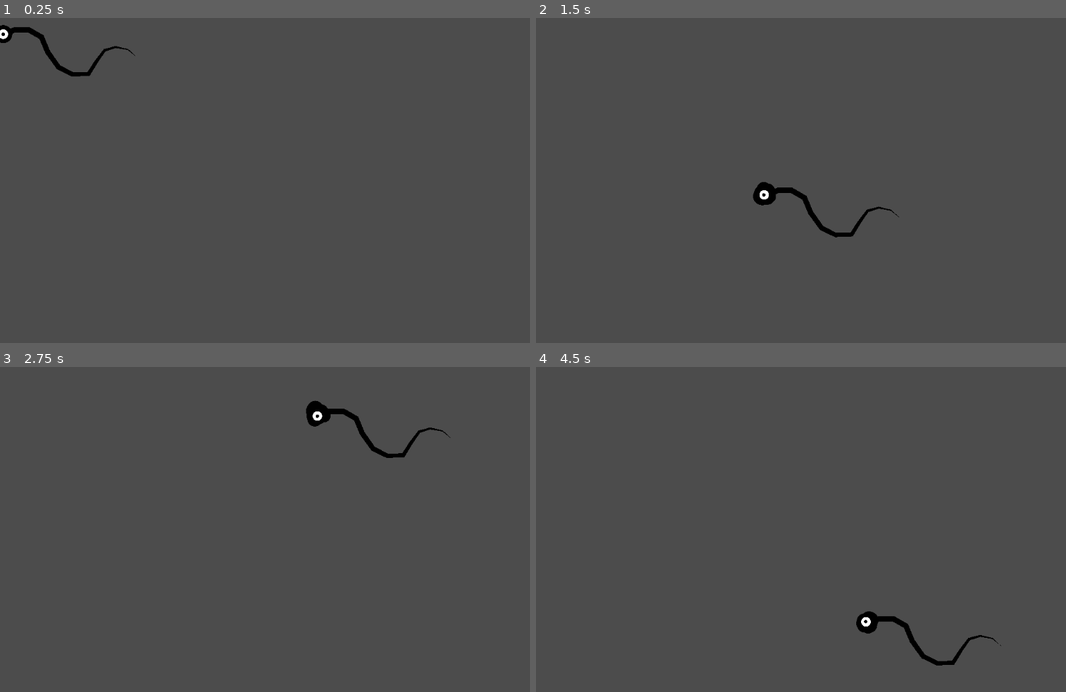
Above: before the commit, frames 1-4 (two rows, left to right).
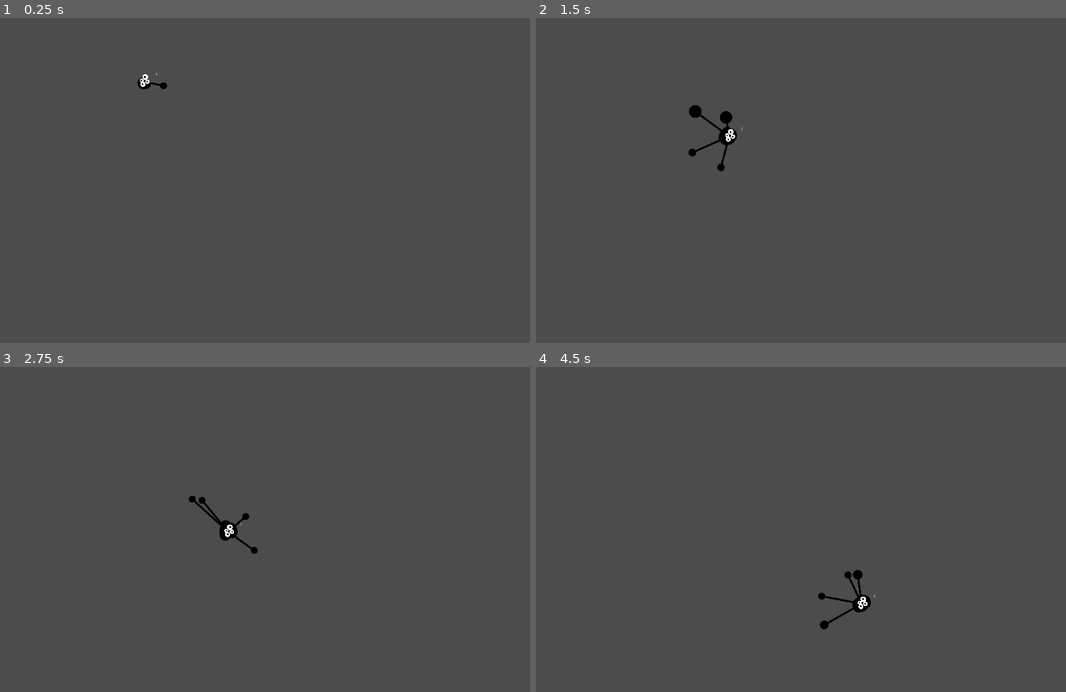
Above: after the commit, the same moments.

Repository: cis-ash/CreatureAddon
Game: Godot game, scene res://WallCritters.tscn
The game is run twice, just before and just after one commit, with the same random seed, the same clock (stepped at 60 frames per second) and the same inputs.
Inputs (mouse positions are in pixels of both pictures, inside the frame that each line leads up to):
- Up to frame 1 (0.25 s): no input
- Up to frame 2 (1.5 s): tap Enter (ui_accept) at 0.5, 0.77 s; move the mouse to (933, 164) at 0.52 s; hold Right (ui_right) 0.53-1.28 s; move the mouse to (700, 196) at 1.27 s; hold Left (ui_left) from 1.28 s (still down)
- Up to frame 3 (2.75 s): tap Enter (ui_accept) at 1.52 s; move the mouse to (333, 458) at 2.02 s; release Left (ui_left) at 2.03 s; hold Right (ui_right) from 2.03 s (still down)
- Up to frame 4 (4.5 s): move the mouse to (785, 594) at 2.77 s; tap Enter (ui_accept) at 3.02, 3.77 s; move the mouse to (981, 578) at 3.52 s; release Right (ui_right) at 3.53 s; hold Left (ui_left) from 3.53 s (still down); move the mouse to (647, 480) at 4.27 s

The runs differ from the first frame. In frame 1, 0.6% of the frame differs, in the area x 0-32%, y 2-23%; in frame 2, 1.1%, in the area x 28-69%, y 26-68%; in frame 3, 1.0%; in frame 4, 1.0%.

Commit message:
new guy!

Diff:
--- /dev/null
+++ b/EyeManager.gd
@@ -0,0 +1,6 @@
+extends Node2D
+
+func move_eyes(direction):
+	for child in get_children():
+		child.get_child(0).position = direction * 20
+	pass
--- /dev/null
+++ b/Leg.tscn
@@ -0,0 +1,10 @@
+[gd_scene load_steps=2 format=2]
+
+[ext_resource path="res://Shapes/WHITE_Triangle.png" type="Texture" id=1]
+
+[node name="Leg" type="Node2D"]
+
+[node name="WHITE_Triangle" type="Sprite" parent="."]
+position = Vector2( 0, -15.5191 )
+scale = Vector2( 0.509336, 0.509336 )
+texture = ExtResource( 1 )
--- a/Navigator.gd
+++ b/Navigator.gd
@@ -1,18 +1,159 @@
 extends Node2D
 export (NodePath) var surface_path
 onready var surface = get_node(surface_path)
+
 var current_dir = Vector2.ZERO
 var speed = Vector2.ZERO
+
+export var gravity = 1000
 export (float) var dir_clamp
 
+export var friction_per_leg = 3.0
+export var force_per_leg = 40.0
+
+var legs
+var targets
+var ideal_targets
+var visual_hands
+var visual_legs
+
+export var leg_distance_voluntary = 400.0
+export var leg_distance_mandatory = 1000.0
+export var attach_distance = 100
+export var leg_speed = 1200.0
+
+var legs_planted = 0
+export var stable_number_of_legs = 1
+export var legs_total = 4
+
 func _ready():
-	pass # Replace with function body.
+	make_legs_and_targets()
+	update_legs_and_targets()
+	pass
 
 func _physics_process(delta):
-	var current_target = surface.get_closest_point(get_global_mouse_position())
+	var current_target = get_global_mouse_position()
 	current_dir = (current_target - global_position).clamped(dir_clamp)
-	speed = lerp(speed, current_dir * 20, delta * 10)
+
+	$IdealTargets.look_at(current_target + Vector2.UP * gravity * 0.25)
+
+	legs_planted = move_legs(delta)
+	# accelerate to target
+	speed += current_dir * delta * force_per_leg * legs_planted
+	# friction
+	speed *= 1 - delta * friction_per_leg * legs_planted
+
+
+	# apply gravity
+	speed += gravity * delta * Vector2.DOWN
+	# move body
 	global_position += speed * delta
-	$Eye/Iris.position = 10 * current_dir / dir_clamp
-	$Eye.position = 20 * current_dir / dir_clamp
+
+	animate_legs(delta)
+
+	# look at target
+	$EyeManager.move_eyes(current_dir/dir_clamp)
+	var debug_info = ""
+	debug_info += str(legs_planted)
+
+	$Label.text = debug_info
 	pass
+
+func make_legs_and_targets():
+	for i in legs_total - 1:
+		$LegManager.add_child($LegManager.get_child(0).duplicate())
+		$RealTargets.add_child($RealTargets.get_child(0).duplicate())
+		$Body/VisualLegs.add_child($Body/VisualLegs.get_child(0).duplicate())
+		$Body/VisualHands.add_child($Body/VisualHands.get_child(0).duplicate())
+		pass
+
+	for i in legs_total:
+		$IdealTargets.get_child(i).visible = true
+
+	print($LegManager.get_children())
+	pass
+
+func update_legs_and_targets():
+	legs = $LegManager.get_children()
+	targets = $RealTargets.get_children()
+	ideal_targets = $IdealTargets.get_children()
+	visual_legs = $Body/VisualLegs.get_children()
+	visual_hands = $Body/VisualHands.get_children()
+
+	pass
+
+func update_real_targets():
+	for i in targets.size():
+		var closest_point = surface.get_closest_point(ideal_targets[i].global_position)
+		if leg_planted(legs[i]) == false or (closest_point - global_position).length() < leg_distance_mandatory:
+			targets[i].global_position = closest_point
+		pass
+
+func move_legs(delta) -> int:
+	update_real_targets()
+	var legs_currently_planted = 0
+	for i in legs.size():
+
+		if not leg_planted(legs[i]):
+			# if leg raised - get direction to move leg in
+			var to_target = targets[i].global_position - legs[i].global_position
+			# move leg
+			if to_target.length() < leg_speed * delta:
+				legs[i].position += to_target
+			else:
+				legs[i].position += to_target.normalized() * leg_speed * delta
+			pass
+
+
+		# calculate distance to ideal position
+		var distance_to_leg_target = (legs[i].global_position - targets[i].global_position).length()
+		var distance_to_body = (legs[i].global_position - global_position).length()
+
+		if leg_planted(legs[i]) and distance_to_leg_target > leg_distance_voluntary:
+			# raise leg if far from target and safe to do so
+			if legs_planted > stable_number_of_legs:
+				raise_leg(legs[i])
+				legs_planted -= 1
+				pass
+			pass
+		elif distance_to_body > leg_distance_mandatory and leg_planted(legs[i]):
+			# detach leg if its waaaay too far awy
+			raise_leg(legs[i])
+			legs_planted -= 1
+			pass
+		elif (not leg_planted(legs[i])) and distance_to_leg_target < attach_distance:
+			# plant leg if close enough
+			if distance_to_body < leg_distance_mandatory:
+				plant_leg(legs[i])
+			pass
+
+		if leg_planted(legs[i]) == true:
+			legs_currently_planted += 1
+			pass
+		pass
+
+		if distance_to_body > leg_distance_mandatory:
+
+			legs[i].global_position = to_global(to_local(legs[i].global_position).normalized() * leg_distance_mandatory)
+			legs[i].global_position += randf() * leg_speed * delta * Vector2.RIGHT.rotated(randf() * TAU)
+
+	return legs_currently_planted
+
+
+func leg_planted(leg):
+	return leg.scale.length() < 2
+
+func raise_leg(leg):
+	leg.scale = Vector2.ONE * 2
+
+func plant_leg(leg):
+	leg.scale = Vector2.ONE
+
+
+func animate_legs(delta):
+	for i in visual_hands.size():
+		visual_hands[i].scale = lerp(visual_hands[i].scale, legs[i].scale/2, delta * 20)
+		visual_hands[i].global_position = legs[i].global_position
+		visual_legs[i].points = PoolVector2Array([Vector2.ZERO,to_local(legs[i].global_position)])
+
+	pass
--- a/WallCritters.tscn
+++ b/WallCritters.tscn
@@ -1,7 +1,10 @@
-[gd_scene load_steps=8 format=2]
+[gd_scene load_steps=10 format=2]
 
 [ext_resource path="res://Navigator.gd" type="Script" id=1]
 [ext_resource path="res://Shapes/WHITE_Circle.png" type="Texture" id=2]
+[ext_resource path="res://Shapes/WHITE_Triangle.png" type="Texture" id=3]
+[ext_resource path="res://Shapes/WHITE_Square.png" type="Texture" id=4]
+[ext_resource path="res://EyeManager.gd" type="Script" id=5]
 
 [sub_resource type="NavigationPolygon" id=1]
 vertices = PoolVector2Array( 1803.99, 658.729, 3217.11, 348.694, 1571.25, 1157.35, 2056.45, 1956.5, 1761.52, 1870.88, 1 …(235 unchanged characters)…
@@ -28,9 +31,6 @@
 scale_random = 1.0
 scale_curve = SubResource( 3 )
 
-[sub_resource type="Curve" id=5]
-_data = [ Vector2( 0, 1 ), 0.0, 0.0, 0, 0, Vector2( 1, 0 ), -2.80438, 0.0, 0, 0 ]
-
 [node name="Node2D" type="Node2D"]
 
 [node name="ClimbableSurface" type="Navigation2D" parent="."]
@@ -40,14 +40,20 @@
 navpoly = SubResource( 1 )
 
 [node name="NavigationPolygonInstance2" type="NavigationPolygonInstance" parent="ClimbableSurface"]
-position = Vector2( 2159.6, 1387.11 )
-rotation = 0.970758
+position = Vector2( 1191.98, 1921.32 )
+rotation = 0.32422
 navpoly = SubResource( 1 )
 
 [node name="Navigator" type="Node2D" parent="."]
 script = ExtResource( 1 )
 surface_path = NodePath("../ClimbableSurface")
+gravity = 5000
 dir_clamp = 200.0
+leg_distance_voluntary = 700.0
+leg_distance_mandatory = 1500.0
+attach_distance = 10
+leg_speed = 12000.0
+stable_number_of_legs = 2
 
 [node name="Body" type="Sprite" parent="Navigator"]
 modulate = Color( 0, 0, 0, 1 )
@@ -56,29 +62,230 @@
 
 [node name="Particles2D" type="Particles2D" parent="Navigator/Body"]
 show_behind_parent = true
+scale = Vector2( 1.58375, 1.58375 )
 amount = 23
 process_material = SubResource( 4 )
 texture = ExtResource( 2 )
 
-[node name="Walkers" type="Node2D" parent="Navigator/Body"]
-
-[node name="Line2D" type="Line2D" parent="Navigator/Body/Walkers"]
+[node name="VisualLegs" type="Node2D" parent="Navigator/Body"]
 scale = Vector2( 1.53973, 1.53973 )
-points = PoolVector2Array( 12.1809, -4.46405, 106.088, -39.8037, 233.904, -39.8037, 351.63, 27.468, 408.811, 165.375, 509.718, 306.646, 637.535, 370.554, 785.532, 367.19, 859.531, 249.465, 933.53, 148.557, 1034.71, 118.921, 1149.07, 142.466, 1233.16, 216.465 )
-width = 50.0
-width_curve = SubResource( 5 )
+
+[node name="Leg1" type="Line2D" parent="Navigator/Body/VisualLegs"]
+width = 35.0
 default_color = Color( 1, 1, 1, 1 )
 
-[node name="Eye" type="Sprite" parent="Navigator"]
-scale = Vector2( 0.347721, 0.347721 )
-texture = ExtResource( 2 )
-
-[node name="Iris" type="Sprite" parent="Navigator/Eye"]
-self_modulate = Color( 0, 0, 0, 1 )
-scale = Vector2( 0.348678, 0.348678 )
-texture = ExtResource( 2 )
+[node name="VisualHands" type="Node2D" parent="Navigator/Body"]
+scale = Vector2( 1.53973, 1.53973 )
+
+[node name="Leg1" type="Sprite" parent="Navigator/Body/VisualHands"]
+texture = ExtResource( 2 )
+
+[node name="EyeManager" type="Node2D" parent="Navigator"]
+script = ExtResource( 5 )
+
+[node name="Eye" type="Sprite" parent="Navigator/EyeManager"]
+position = Vector2( 68.9028, 1.88774 )
+scale = Vector2( 0.317696, 0.317696 )
+texture = ExtResource( 2 )
+
+[node name="Iris" type="Sprite" parent="Navigator/EyeManager/Eye"]
+self_modulate = Color( 0, 0, 0, 1 )
+scale = Vector2( 0.348678, 0.348678 )
+texture = ExtResource( 2 )
+
+[node name="Eye2" type="Sprite" parent="Navigator/EyeManager"]
+position = Vector2( -12.2703, 50.096 )
+scale = Vector2( 0.362752, 0.362752 )
+texture = ExtResource( 2 )
+
+[node name="Iris" type="Sprite" parent="Navigator/EyeManager/Eye2"]
+self_modulate = Color( 0, 0, 0, 1 )
+scale = Vector2( 0.348678, 0.348678 )
+texture = ExtResource( 2 )
+
+[node name="Eye3" type="Sprite" parent="Navigator/EyeManager"]
+position = Vector2( -34.9233, -18.8068 )
+scale = Vector2( 0.290981, 0.290981 )
+texture = ExtResource( 2 )
+
+[node name="Iris" type="Sprite" parent="Navigator/EyeManager/Eye3"]
+self_modulate = Color( 0, 0, 0, 1 )
+scale = Vector2( 0.348678, 0.348678 )
+texture = ExtResource( 2 )
+
+[node name="Eye4" type="Sprite" parent="Navigator/EyeManager"]
+position = Vector2( 30.204, -82.9902 )
+scale = Vector2( 0.412731, 0.412731 )
+texture = ExtResource( 2 )
+
+[node name="Iris" type="Sprite" parent="Navigator/EyeManager/Eye4"]
+self_modulate = Color( 0, 0, 0, 1 )
+scale = Vector2( 0.348678, 0.348678 )
+texture = ExtResource( 2 )
+
+[node name="IdealTargets" type="Node2D" parent="Navigator"]
+visible = false
+modulate = Color( 1, 0.819608, 0, 1 )
+
+[node name="Leg1" type="Node2D" parent="Navigator/IdealTargets"]
+visible = false
+position = Vector2( 739.921, -406.23 )
+
+[node name="WHITE_Square" type="Sprite" parent="Navigator/IdealTargets/Leg1"]
+position = Vector2( 0, 1.88776 )
+scale = Vector2( 0.239811, 0.239811 )
+texture = ExtResource( 4 )
+
+[node name="Leg2" type="Node2D" parent="Navigator/IdealTargets"]
+visible = false
+position = Vector2( 719.762, 294.286 )
+
+[node name="WHITE_Square" type="Sprite" parent="Navigator/IdealTargets/Leg2"]
+position = Vector2( 0, 1.88776 )
+scale = Vector2( 0.239811, 0.239811 )
+texture = ExtResource( 4 )
+
+[node name="Leg3" type="Node2D" parent="Navigator/IdealTargets"]
+visible = false
+position = Vector2( 311.547, -769.088 )
+
+[node name="WHITE_Square" type="Sprite" parent="Navigator/IdealTargets/Leg3"]
+position = Vector2( 0, 1.88776 )
+scale = Vector2( 0.239811, 0.239811 )
+texture = ExtResource( 4 )
+
+[node name="Leg4" type="Node2D" parent="Navigator/IdealTargets"]
+visible = false
+position = Vector2( 296.428, 727.699 )
+
+[node name="WHITE_Square" type="Sprite" parent="Navigator/IdealTargets/Leg4"]
+position = Vector2( 0, 1.88776 )
+scale = Vector2( 0.239811, 0.239811 )
+texture = ExtResource( 4 )
+
+[node name="Leg5" type="Node2D" parent="Navigator/IdealTargets"]
+visible = false
+position = Vector2( -262.977, -552.381 )
+
+[node name="WHITE_Square" type="Sprite" parent="Navigator/IdealTargets/Leg5"]
+position = Vector2( 0, 1.88776 )
+scale = Vector2( 0.239811, 0.239811 )
+texture = ExtResource( 4 )
+
+[node name="Leg6" type="Node2D" parent="Navigator/IdealTargets"]
+visible = false
+position = Vector2( -308.334, 505.953 )
+
+[node name="WHITE_Square" type="Sprite" parent="Navigator/IdealTargets/Leg6"]
+position = Vector2( 0, 1.88776 )
+scale = Vector2( 0.239811, 0.239811 )
+texture = ExtResource( 4 )
+
+[node name="Leg7" type="Node2D" parent="Navigator/IdealTargets"]
+visible = false
+position = Vector2( 553.452, -592.698 )
+
+[node name="WHITE_Square" type="Sprite" parent="Navigator/IdealTargets/Leg7"]
+position = Vector2( 0, 1.88776 )
+scale = Vector2( 0.239811, 0.239811 )
+texture = ExtResource( 4 )
+
+[node name="Leg8" type="Node2D" parent="Navigator/IdealTargets"]
+visible = false
+position = Vector2( 528.253, 505.953 )
+
+[node name="WHITE_Square" type="Sprite" parent="Navigator/IdealTargets/Leg8"]
+position = Vector2( 0, 1.88776 )
+scale = Vector2( 0.239811, 0.239811 )
+texture = ExtResource( 4 )
+
+[node name="Leg9" type="Node2D" parent="Navigator/IdealTargets"]
+visible = false
+position = Vector2( 341.785, -461.667 )
+
+[node name="WHITE_Square" type="Sprite" parent="Navigator/IdealTargets/Leg9"]
+position = Vector2( 0, 1.88776 )
+scale = Vector2( 0.239811, 0.239811 )
+texture = ExtResource( 4 )
+
+[node name="Leg10" type="Node2D" parent="Navigator/IdealTargets"]
+visible = false
+position = Vector2( 326.666, 334.603 )
+
+[node name="WHITE_Square" type="Sprite" parent="Navigator/IdealTargets/Leg10"]
+position = Vector2( 0, 1.88776 )
+scale = Vector2( 0.239811, 0.239811 )
+texture = ExtResource( 4 )
+
+[node name="Leg11" type="Node2D" parent="Navigator/IdealTargets"]
+visible = false
+position = Vector2( -5.953, -411.27 )
+
+[node name="WHITE_Square" type="Sprite" parent="Navigator/IdealTargets/Leg11"]
+position = Vector2( 0, 1.88776 )
+scale = Vector2( 0.239811, 0.239811 )
+texture = ExtResource( 4 )
+
+[node name="Leg12" type="Node2D" parent="Navigator/IdealTargets"]
+visible = false
+position = Vector2( -16.0326, 299.326 )
+
+[node name="WHITE_Square" type="Sprite" parent="Navigator/IdealTargets/Leg12"]
+position = Vector2( 0, 1.88776 )
+scale = Vector2( 0.239811, 0.239811 )
+texture = ExtResource( 4 )
+
+[node name="Leg13" type="Node2D" parent="Navigator/IdealTargets"]
+visible = false
+position = Vector2( -535.12, -78.6507 )
+
+[node name="WHITE_Square" type="Sprite" parent="Navigator/IdealTargets/Leg13"]
+position = Vector2( 0, 1.88776 )
+scale = Vector2( 0.239811, 0.239811 )
+texture = ExtResource( 4 )
+
+[node name="Leg14" type="Node2D" parent="Navigator/IdealTargets"]
+visible = false
+position = Vector2( 825.595, -88.73 )
+
+[node name="WHITE_Square" type="Sprite" parent="Navigator/IdealTargets/Leg14"]
+position = Vector2( 0, 1.88776 )
+scale = Vector2( 0.239811, 0.239811 )
+texture = ExtResource( 4 )
+
+[node name="RealTargets" type="Node" parent="Navigator"]
+
+[node name="Leg1" type="Node2D" parent="Navigator/RealTargets"]
+visible = false
+position = Vector2( 750, -250 )
+
+[node name="WHITE_Square" type="Sprite" parent="Navigator/RealTargets/Leg1"]
+position = Vector2( 0, 1.88776 )
+scale = Vector2( 0.239811, 0.239811 )
+texture = ExtResource( 4 )
+
+[node name="LegManager" type="Node" parent="Navigator"]
+
+[node name="Leg1" type="Node2D" parent="Navigator/LegManager"]
+visible = false
+
+[node name="WHITE_Triangle" type="Sprite" parent="Navigator/LegManager/Leg1"]
+position = Vector2( 0, -15.5191 )
+scale = Vector2( 0.509336, 0.509336 )
+texture = ExtResource( 3 )
+
+[node name="Label" type="Label" parent="Navigator"]
+margin_left = 214.057
+margin_top = -171.246
+margin_right = 254.057
+margin_bottom = -157.246
+rect_scale = Vector2( 5, 5 )
+text = "Tixt"
+__meta__ = {
+"_edit_use_anchors_": false
+}
 
 [node name="Camera2D" type="Camera2D" parent="."]
 position = Vector2( 2107.57, 1748.77 )
 current = true
-zoom = Vector2( 5, 5 )
+zoom = Vector2( 10, 10 )
